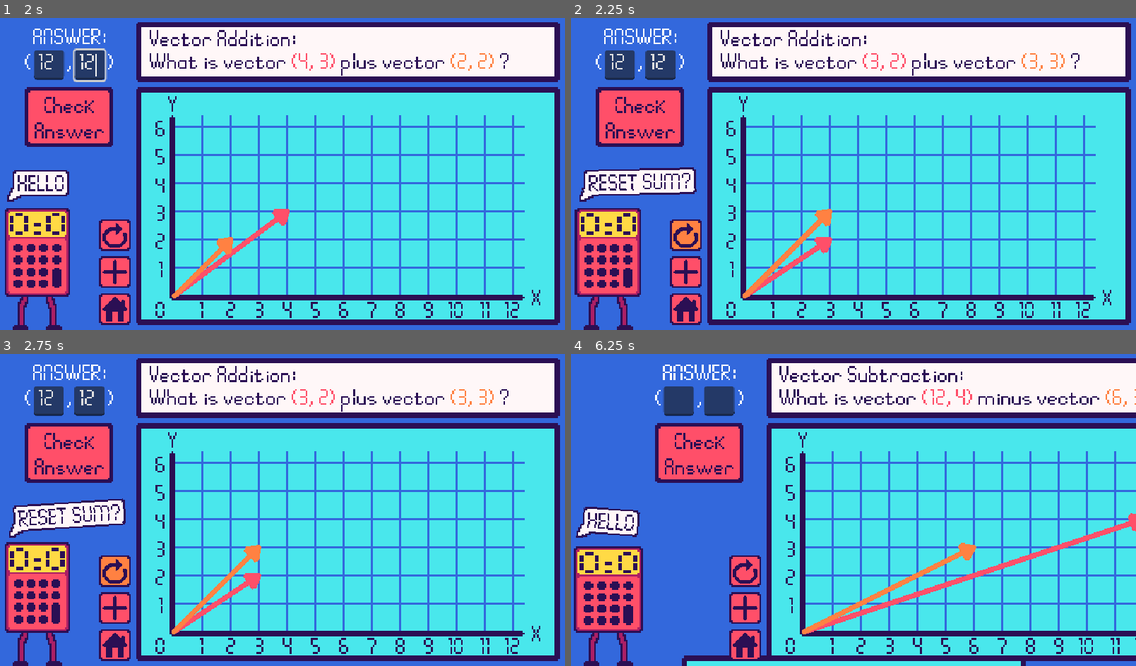
Above: before the commit, frames 1-4 (two rows, left to right).
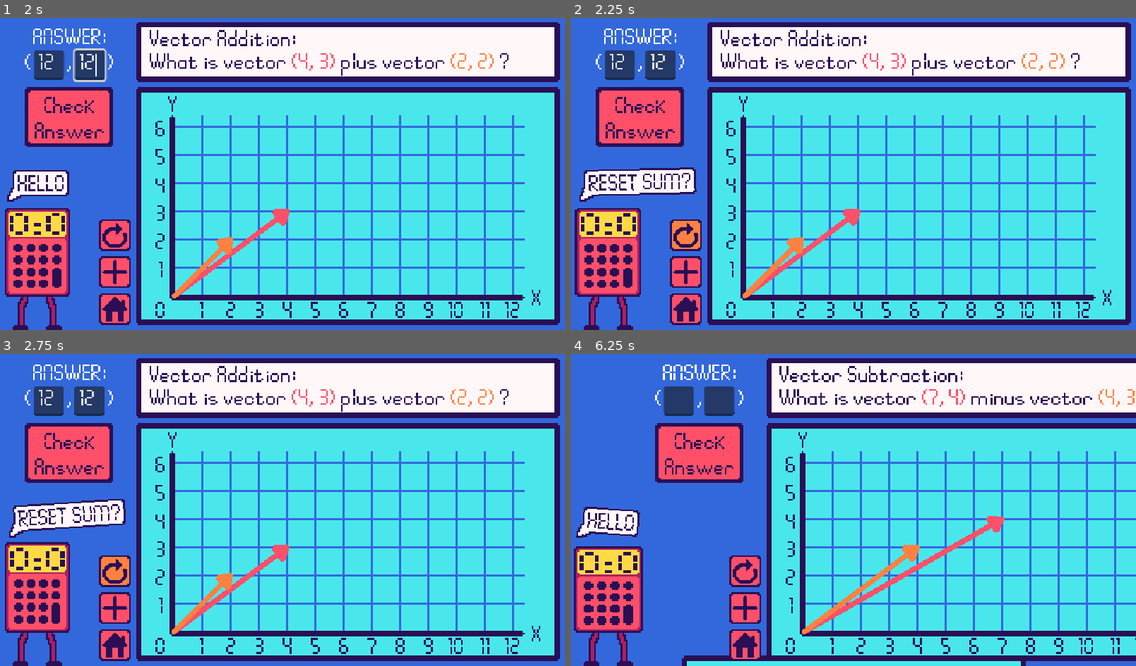
Above: after the commit, the same moments.

Repository: KyleTiley/VectorMathGame
Game: Godot game, scene res://Game/game.tscn
Same seed, same stepped clock (60 frames per second), same inputs: the game is played once before the commit and once after it.
Inputs (mouse positions are in pixels of both pictures, inside the frame that each line leads up to):
- Up to frame 1 (2 s): click "Addition" at 0.5 s; click (62, 64) at 1.27 s; type "12" at 1.35 s; click (101, 64) at 1.5 s; type "12" at 1.58 s
- Up to frame 2 (2.25 s): click (684, 236) at 2 s
- Up to frame 3 (2.75 s): no input
- Up to frame 4 (6.25 s): click "Check Answer" at 2.75 s; click (684, 606) at 3.5 s; click (684, 606) at 4.25 s; click (684, 644) at 5 s; click "Subtraction" at 5.75 s

Frame 1 is identical in both runs. In frame 2, 0.8% of the frame differs, in the area x 31-87%, y 11-90%; in frame 3, 0.8%; in frame 4, 3.1%, in the area x 41-100%, y 11-90%.

Commit message:
some fixes and improvements

Diff:
--- a/Game/Levels/VectorAddition.gd
+++ b/Game/Levels/VectorAddition.gd
@@ -16,6 +16,7 @@
 var y_edge : int = 7
 
 var compute_addition = false
+var next_question = false
 
 # move to function for start button
 #func _ready():
@@ -92,10 +93,14 @@
 		return false
 
 func _on_button_reset_pressed():
-	setup_level()
 	graph.reset_vectors()
 
 func _on_answer_button_pressed():
+	if next_question:
+		_on_button_new_pressed()
+		calculator.speech_bubble.hide()
+		next_question = false
+		return
 	var x : int = 0
 	var y : int = 0
 	if compute_addition:
@@ -107,9 +112,16 @@
 	if int(x_answer.text) == x and int(y_answer.text) == y:
 		calculator.change_state(calculator.CalculatorState.CELEBRATING)
 		$AnswerButton/Label.text = "Next" + '\n' + "Question"
+		next_question = true
 	else:
-		print("wrong")
-
+		calculator.speech_bubble.show()
+		calculator.change_state(calculator.CalculatorState.SPEAKING)
+		calculator.send_dialogue("TRY AGAIN")
 
 func _on_button_new_pressed():
-	pass # Replace with function body.
+	calculator.change_state(calculator.CalculatorState.IDLE)
+	setup_level()
+	x_answer.text = ""
+	y_answer.text = ""
+	$AnswerButton/Label.text = "Check" + '\n' + "Answer"
+	graph.reset_vectors()
--- a/Game/UI.gd
+++ b/Game/UI.gd
@@ -21,8 +21,6 @@
 	if lerp_game:
 		move_game_in(delta)
 		move_menu_out(delta)
-	print(main_menu.global_position)
-	print(game_level.global_position)
 
 func move_menu_out(_delta):
 	main_menu.global_position = main_menu.global_position.lerp(bottom_pos, _delta * lerp_speed)
